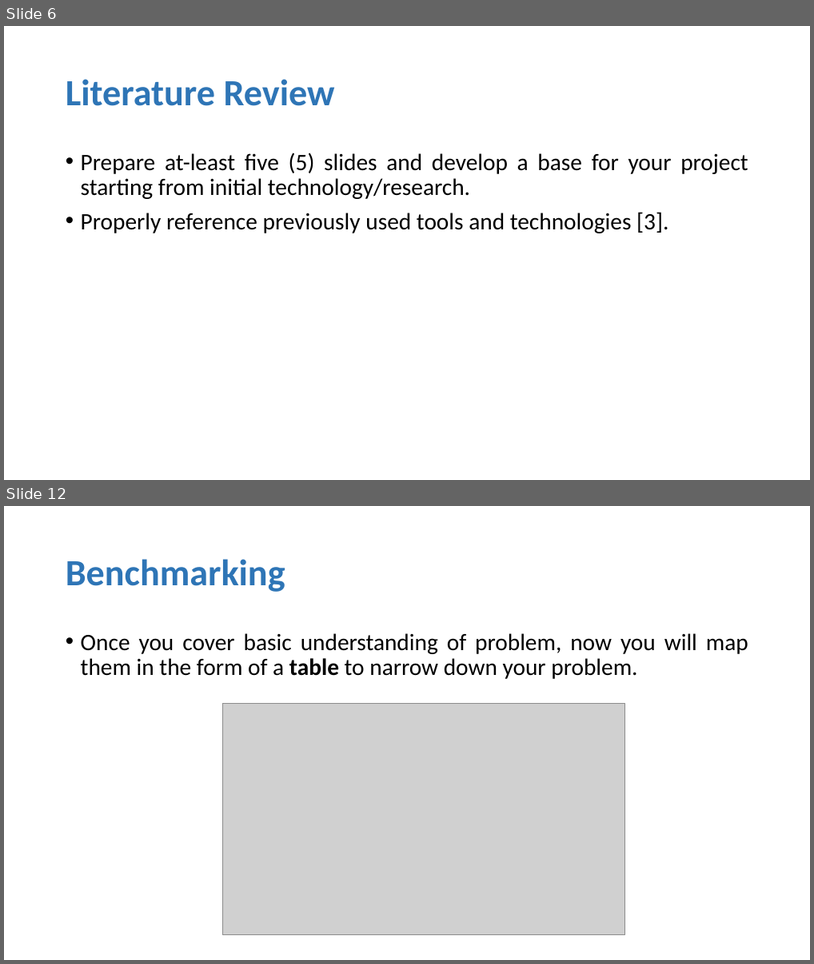
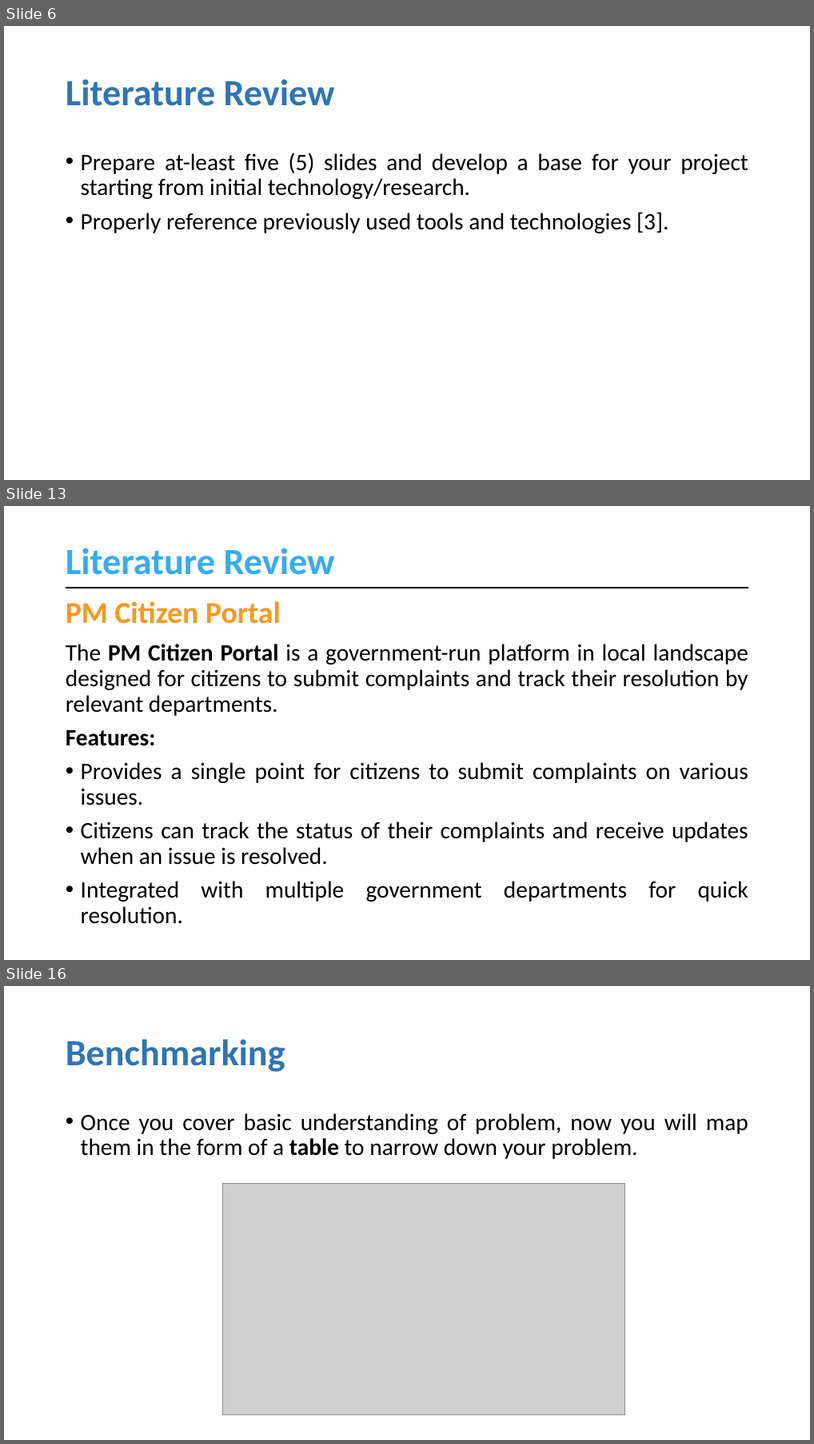
Before and after one commit to muhammadahsanmirza/fyp-constituency-connect, a slide deck: 4- Idea Evaluation/Idea Evaluation Slides (Filled).pptx. Shown one above the other, each under a label of ours: slides 6 and 12 before the commit, slides 6, 13 and 16 after it; the slides between them are not shown. The pictures are 814x964 and 814x1444 pixels, drawn with LibreOffice and Linux fonts; fonts in the diff are those of the drawing; grey boxes stand for pictures. Boxes give left, top, right and bottom in pixels: in the first picture for what was removed or moved away, otherwise in the second. Text is boxed around its words. In the diff, an @@ line names an element or a change of style, - is before the commit and + after.

Commit message:
Add Literature Review in Idea Evaluation Slides

```diff
--- a/4- Idea Evaluation/Idea Evaluation Slides (Filled).pptx
+++ b/4- Idea Evaluation/Idea Evaluation Slides (Filled).pptx
@@ slide 13 added at (4, 506, 810, 960), background #FFFFFF @@
@@ title added at (66, 548, 335, 575), 44 pt, text #36ABF3, bold @@
+Literature Review
@@ line added from (66, 588) to (750, 588), #000000 2.25 pt @@
@@ text added at (66, 601, 281, 624), 36 pt, text #F8981C, bold @@
+PM Citizen Portal
@@ text added at (66, 644, 749, 924), 28 pt, text #000000 @@
+The PM Citizen Portal is a government-run platform in local landscape designed for citizens to submit complaints and track their resolution by relevant departments.
+Features:
+• Provides a single point for citizens to submit complaints on various issues.
+• Citizens can track the status of their complaints and receive updates when an issue is resolved.
+• Integrated with multiple government departments for quick resolution.
@@ what was slide 12 is now slide 16 @@
```
Also in this commit, not shown: 4 slides changed, 5 other slides added, 1 slide removed.
